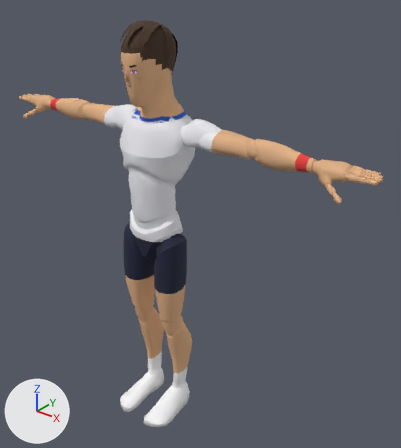
Before and after pictures for a commit that changed the glTF model sweetspot/models/players/p15.glb.
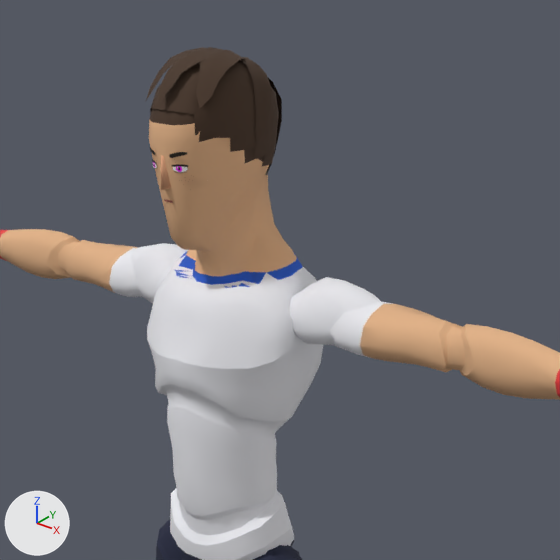
Each version appears first whole from a camera (50 mm lens) standing at (1.56, -1.63, 2.1) and looking at (0.15, 0.13, 1.01), and next in a close-up on the part from 14% to 74% of the width and 0% to 54% of the height. The axes (+X, +Y, +Z) are drawn at lower left. The lights are the same throughout. The first two pictures are the older version. Vertices at exactly the same position are counted once.

Objects in the first close-up: 'Body', 'Hair' and 2 more.
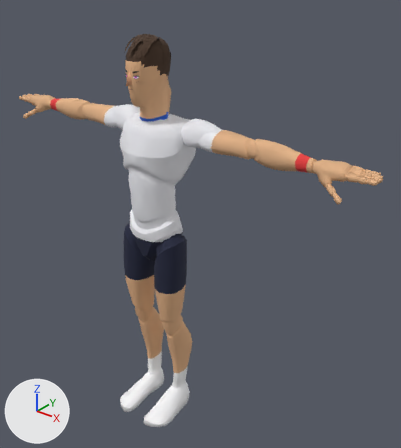
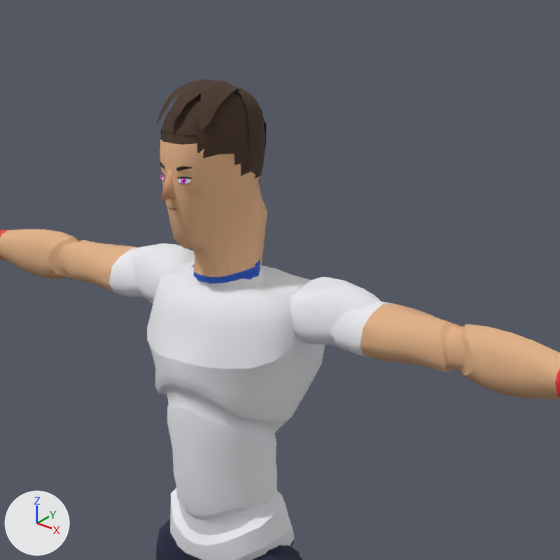
Changed parts and their boxes (x1, y1, x2, y2) in the close-ups (560 x 560 px; the box of a moved part takes in the faces that stretch with it):
'Body', reshaped: before (0, 68, 560, 560); after (0, 97, 560, 560)
'Hair', reshaped: before (146, 47, 282, 175); after (156, 79, 266, 181)
part 1 of me_mannequin, moved or reshaped: before (138, 68, 344, 331); after (138, 97, 344, 331)
part 2 of me_mannequin, surface changed: before (175, 164, 245, 272); after (176, 163, 245, 280)
part 3 of me_hair, rebuilt: before (150, 61, 279, 175); after (161, 91, 265, 181)
part 4 of me_hair, rebuilt: before (239, 57, 282, 157); after (235, 87, 266, 159)
part 5 of me_hair, added (brown): after (156, 79, 239, 131)
part 6 of me_hair, deleted (brown): before (146, 47, 245, 108)

The change, as a list of edits to the scene's bpy script:
```text
Change me_mannequin:
    used by ob_body; location = (0.0, 0.0, 0.0)
    remove me_mannequin.from_pydata(...)  # 7380 vertices, 14515 faces; spans x -0.97..0.97, y -0.21..0.14, z 0.0..1.86
    add me_mannequin.from_pydata(...)  # 7378 vertices, 14511 faces; spans x -0.97..0.97, y -0.21..0.14, z 0.0..1.81
    me_mannequin part 1: 241 vertices moved from x -0.21..0.21, y -0.13..0.14, z 1.32..1.86 to x -0.21..0.21, y -0.11..0.14, z 1.33..1.81; 109 vertices removed from x -0.13..0.13, y -0.04..0.13, z 1.49..1.79; 107 vertices added at x -0.13..0.13, y -0.05..0.11, z 1.48..1.67
    me_mannequin part 2: 7 kept faces spanning x -0.09..0.07, y -0.03..0.08, z 1.48..1.72 get new texture (UV) coordinates
Change me_hair:
    used by ob_hair; location = (0.0, 0.0, 0.0)
    remove me_hair.from_pydata(...)  # 415 vertices, 784 faces; spans x -0.09..0.09, y -0.126..0.127, z 1.627..1.875
    add me_hair.from_pydata(...)  # 408 vertices, 770 faces; spans x -0.079..0.079, y -0.107..0.095, z 1.646..1.825
    me_hair part 3: the loose piece of 219 vertices spanning x -0.085..0.085, y -0.115..0.124, z 1.627..1.861 is rebuilt with 211 vertices and now spans x -0.074..0.074, y -0.097..0.091, z 1.646..1.812
    me_hair part 4: the loose piece of 112 vertices spanning x -0.09..0.09, y 0.005..0.127, z 1.67..1.858 is rebuilt with 112 vertices and now spans x -0.079..0.079, y 0.0..0.095, z 1.655..1.81
    me_hair part 5: a new loose piece of 85 vertices spanning x -0.059..0.059, y -0.107..0.047, z 1.757..1.825, in mat_palette (picture img_palette)
    me_hair part 6: 84 vertices removed from x -0.07..0.07, y -0.126..0.061, z 1.793..1.875
```
